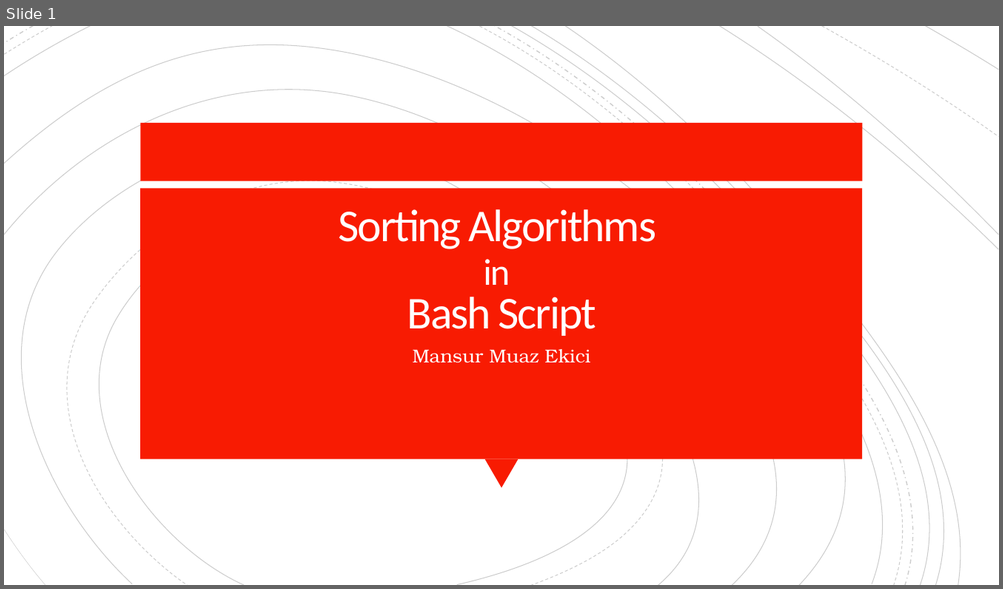
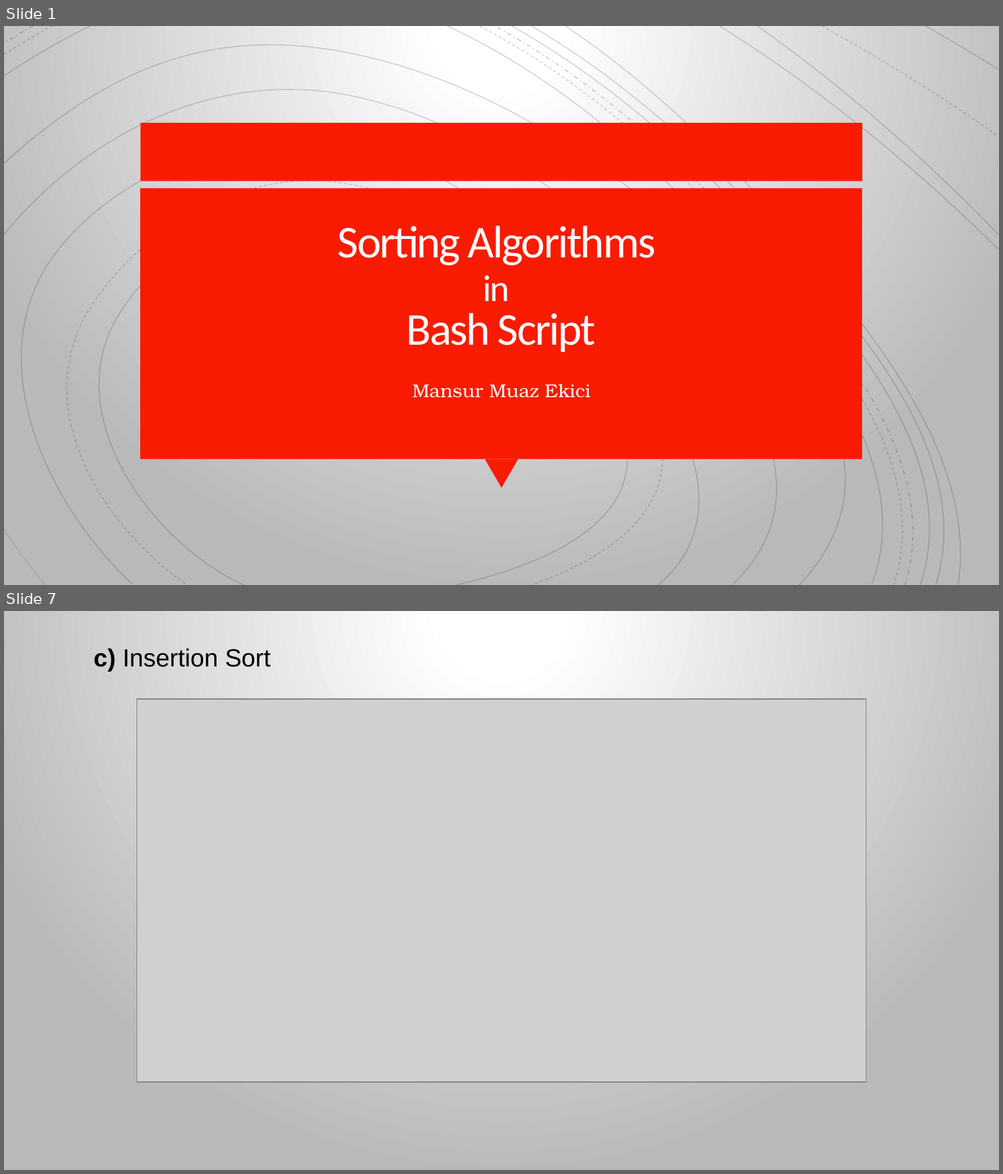
Before and after one commit to buddy-israel/Sorting-Algorithms-in-Bash-Script, a slide deck: Project_Presentation.pptx. Shown one above the other, each under a label of ours: slide 1 before the commit, slides 1 and 7 after it; the slides between them are not shown. The pictures are 1003x589 and 1003x1174 pixels, drawn with LibreOffice and Linux fonts; fonts in the diff are those of the drawing; grey boxes stand for pictures. Boxes give left, top, right and bottom in pixels: in the first picture for what was removed or moved away, otherwise in the second. Text is boxed around its words. In the diff, an @@ line names an element or a change of style, - is before the commit and + after.

```diff
--- a/Project_Presentation.pptx
+++ b/Project_Presentation.pptx
@@ slide 7 added at (x1=4, y1=611, x2=999, y2=1170), background gradient #FFFFFF to #B9B9B9 @@
@@ text added at (x1=94, y1=648, x2=271, y2=672), 24 pt, text #000000 @@
+c) Insertion Sort
@@ picture added at (x1=136, y1=699, x2=867, y2=1082) @@
@@ slide 1 changed as well @@
@@ background #FFFFFF to gradient #FFFFFF to #B9B9B9 @@
@@ title "Sorting Algorithms in Bash Script" moved from (x1=338, y1=210, x2=656, y2=336) to (x1=338, y1=226, x2=655, y2=352) @@
@@ subtitle "Mansur Muaz Ekici" moved from (x1=412, y1=349, x2=590, y2=363) to (x1=412, y1=384, x2=590, y2=398) @@
```
Also in this commit, not shown: 21 other slides added, 30 other files.
